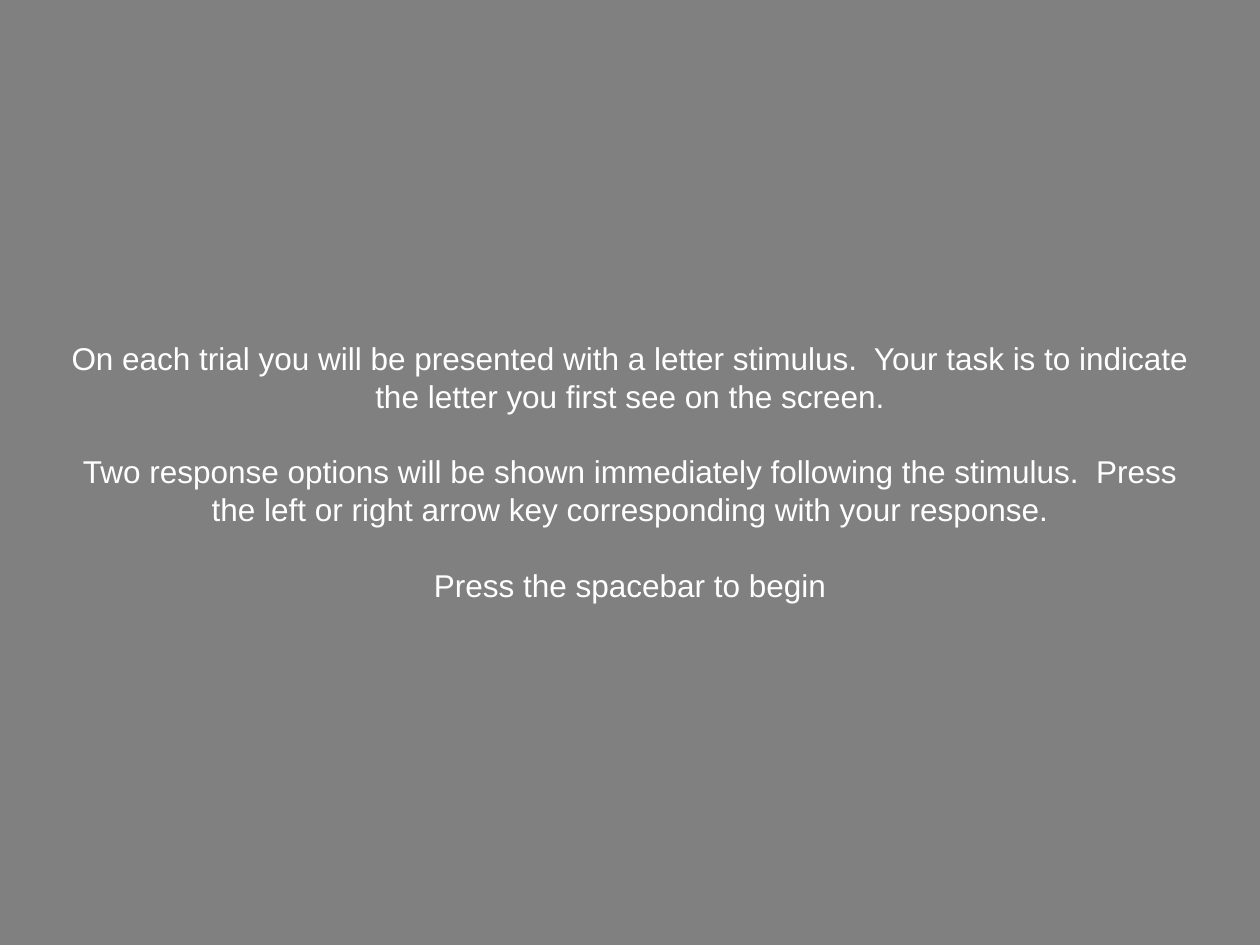
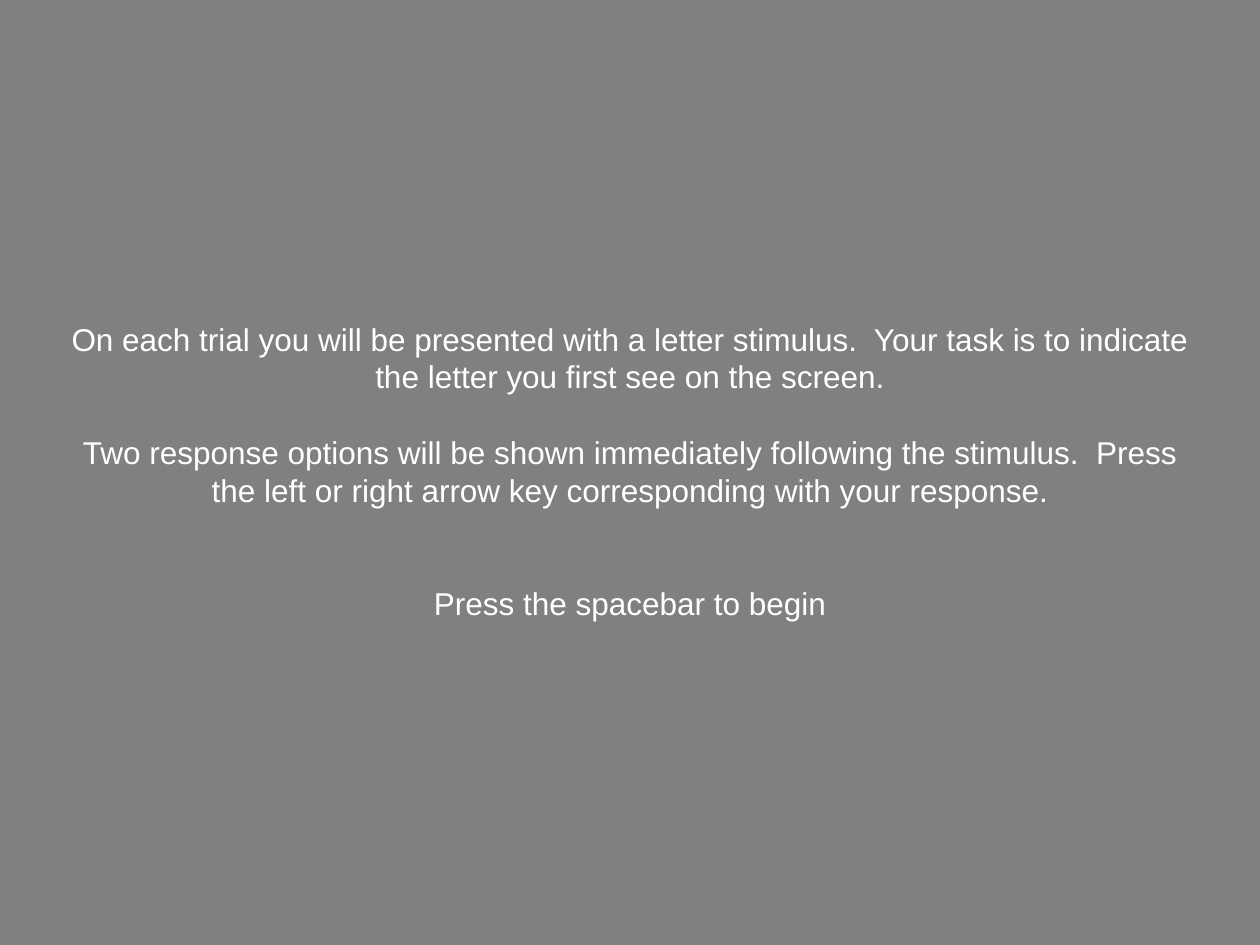
Before and after one commit to Roman-Belenya/psychophysics, a slide deck: slide 6 of images/instructions/instructions.pptx. Drawn at 1260x945 pixels with LibreOffice and Linux fonts; fonts in the diff are those of the drawing. Boxes give left, top, right and bottom in pixels: in the first picture for what was removed or moved away, otherwise in the second. Text is boxed around its words. In the diff, an @@ line names an element or a change of style, - is before the commit and + after.

```diff
--- a/images/instructions/instructions.pptx
+++ b/images/instructions/instructions.pptx
@@ text "On each trial you will ..." rewrapped from bbox=[72, 347, 1187, 603] to bbox=[72, 328, 1187, 621] @@
```
Also in this commit, not shown: 8 other slides changed, 2 slides added, 13 other files.
